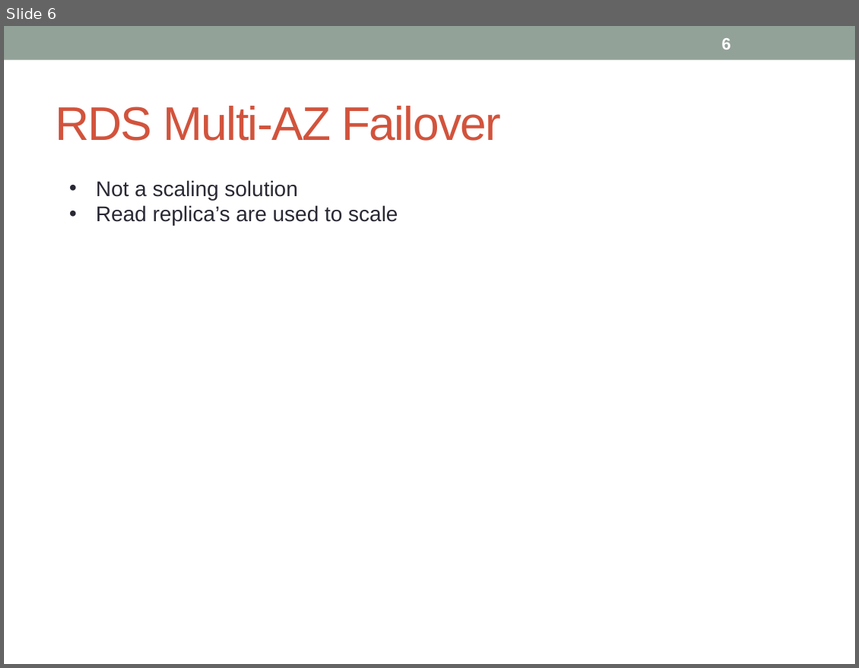
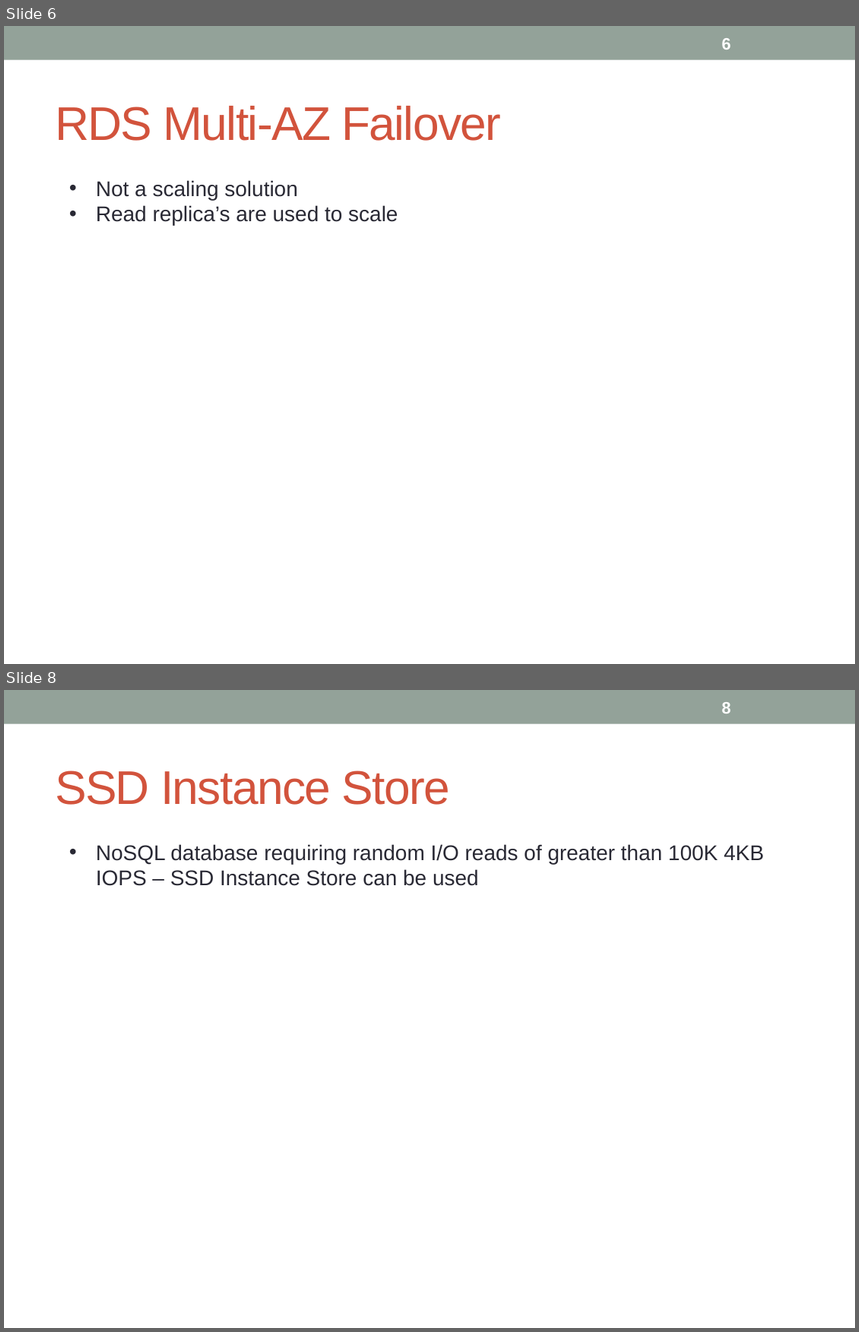
Before and after one commit to notionquest/ProjectDocumentation, a slide deck: AWS_Sysops.pptx. Shown one above the other, each under a label of ours: slide 6 before the commit, slides 6 and 8 after it; the slides between them are not shown. The pictures are 859x668 and 859x1332 pixels, drawn with LibreOffice and Linux fonts; fonts in the diff are those of the drawing. Boxes give left, top, right and bottom in pixels: in the first picture for what was removed or moved away, otherwise in the second. Text is boxed around its words. In the diff, an @@ line names an element or a change of style, - is before the commit and + after.

```diff
--- a/AWS_Sysops.pptx
+++ b/AWS_Sysops.pptx
@@ slide 8 added at bbox=[4, 690, 855, 1328], background #FFFFFF; not listed: 1 template element that a slide beside it also shows @@
@@ page number added at bbox=[722, 702, 731, 714], 14 pt, text #FFFFFF, bold @@
+8
@@ title added at bbox=[55, 771, 449, 805], 40 pt, text #D2533C @@
+SSD Instance Store
@@ text added at bbox=[96, 844, 764, 886], 18 pt, text #292934 @@
+• NoSQL database requiring random I/O reads of greater than 100K 4KB IOPS – SSD Instance Store can be used
```
Also in this commit, not shown: 1 slide changed, 6 other slides added.
